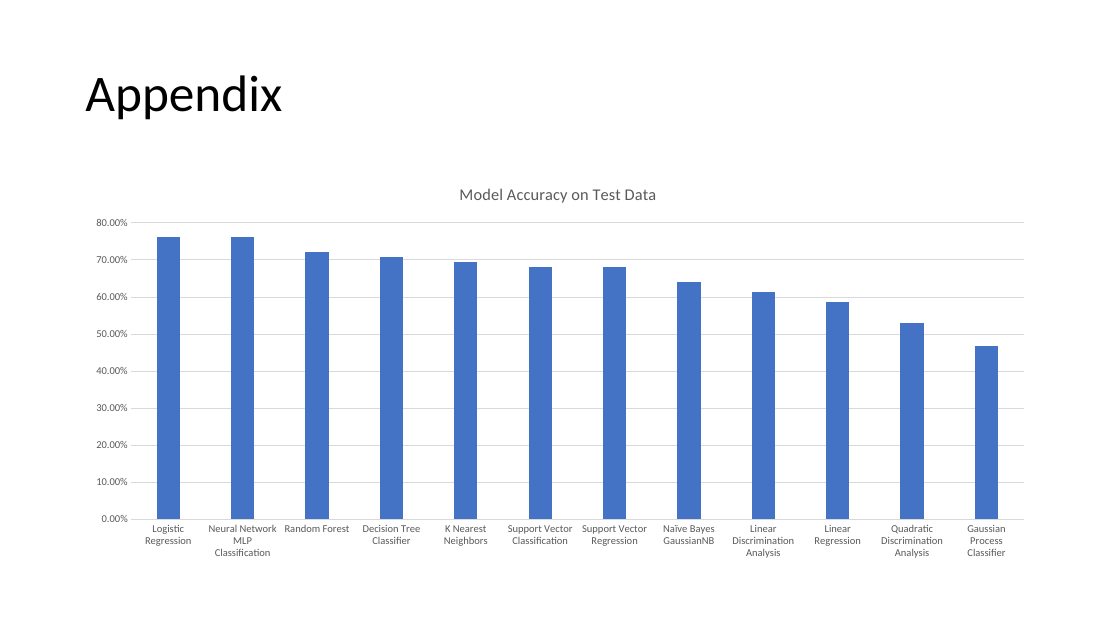
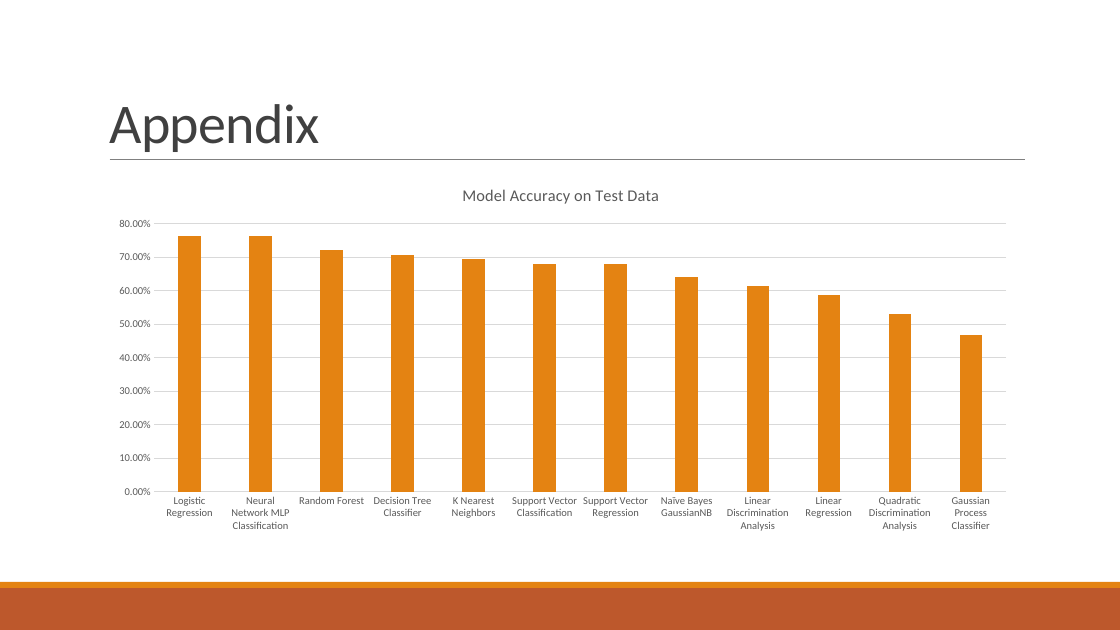
Before and after one commit to suong4554/Machine-Learning-Poly-U, a slide deck: slide 13 of Presentation.pptx. Drawn at 1120x630 pixels with LibreOffice and Linux fonts; fonts in the diff are those of the drawing. Boxes give left, top, right and bottom in pixels: in the first picture for what was removed or moved away, otherwise in the second. Text is boxed around its words. In the diff, an @@ line names an element or a change of style, - is before the commit and + after.

```diff
--- a/Presentation.pptx
+++ b/Presentation.pptx
@@ title "Appendix": place and size @@
-title "Appendix" at [85, 75, 282, 120]
+title "Appendix" at [109, 104, 320, 152]
@@ title "Appendix" at [109, 104, 320, 152]: size 44 to 48 pt, text colour #000000 to #404040, letter spacing 0 to -0.5 pt; line spacing 0.9 to 0.85; vertical alignment middle to bottom @@
@@ column chart at [101, 170, 1025, 539] @@
@@ colour of Series 1 #4472C4 to #E48312 @@
@@ column chart: place and size @@
-column chart at [77, 168, 1044, 568]
+column chart at [101, 170, 1025, 539]
@@ line added from (110, 160) to (1026, 160), #808080 0.5 pt @@
@@ rectangle added at [0, 588, 1120, 630], fill #BD582C @@
@@ rectangle added at [0, 582, 1120, 588], fill #E48312 @@
```
Also in this commit, not shown: 12 other slides changed.
